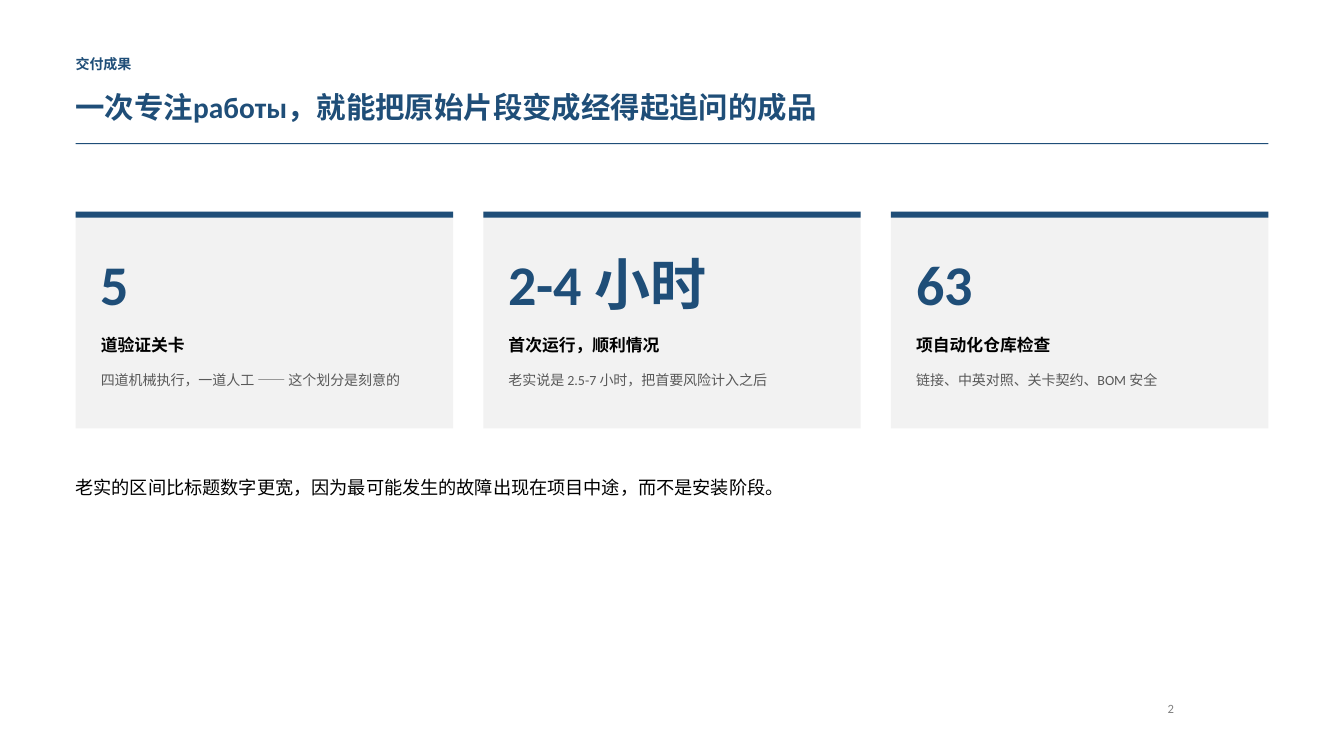
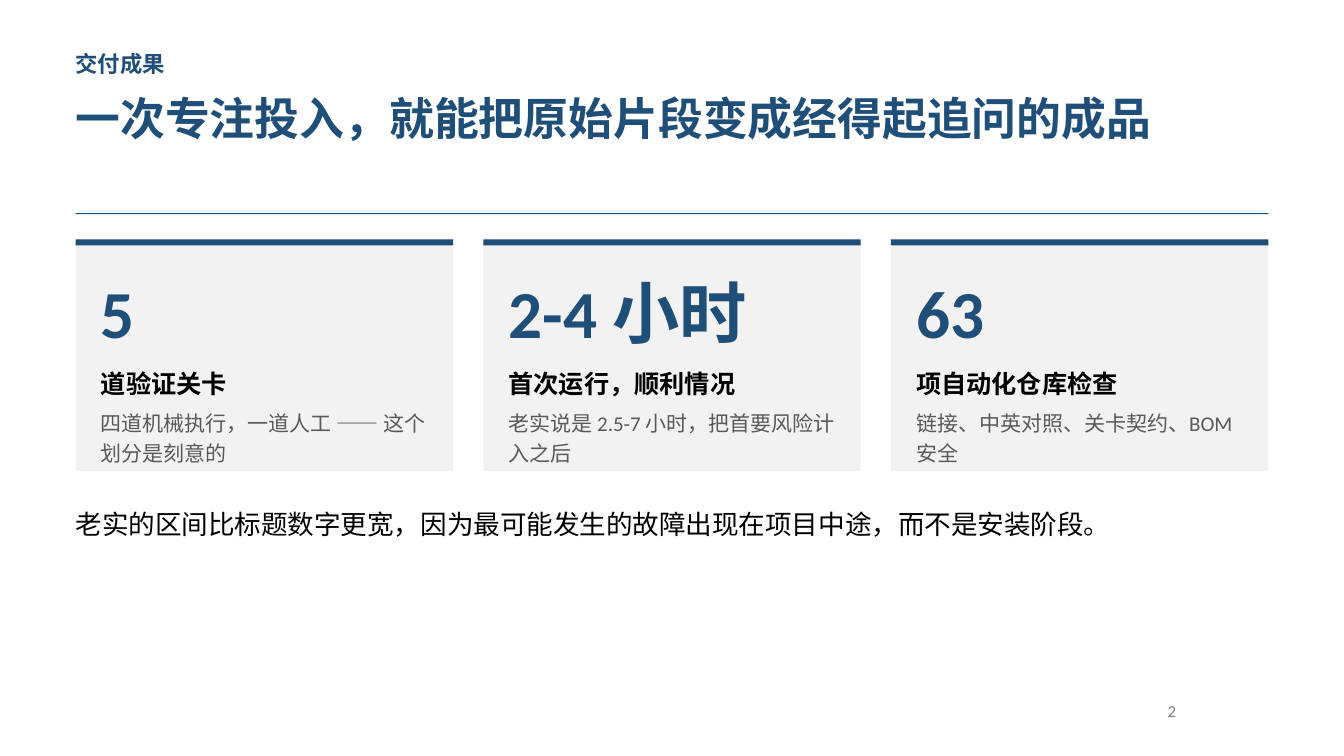
Before and after one commit to mikelix/gstack-tutorial-3, a slide deck: slide 3 of dist/gstack-tutorial-3_ZH.pptx. Drawn at 1344x756 pixels with LibreOffice and Linux fonts; fonts in the diff are those of the drawing. Boxes give left, top, right and bottom in pixels: in the first picture for what was removed or moved away, otherwise in the second. Text is boxed around its words. In the diff, an @@ line names an element or a change of style, - is before the commit and + after.

```diff
--- a/dist/gstack-tutorial-3_ZH.pptx
+++ b/dist/gstack-tutorial-3_ZH.pptx
@@ text "交付成果" at box(76, 53, 165, 74): size 10 to 16 pt @@
@@ text at box(76, 96, 1152, 141): text changed; size 21 to 32 pt @@
-一次专注работы，就能把原始片段变成经得起追问的成品
+一次专注投入，就能把原始片段变成经得起追问的成品
@@ rectangle: place and size @@
-rectangle at box(76, 212, 453, 429)
+rectangle at box(76, 239, 453, 471)
@@ rectangle: place and size @@
-rectangle at box(76, 143, 1268, 144)
+rectangle at box(76, 213, 1268, 214)
@@ rectangle: place and size @@
-rectangle at box(483, 212, 860, 429)
+rectangle at box(483, 239, 860, 471)
@@ 3 rectangles, 1 text: place and size @@
-3 rectangles, 1 text at box(76, 212, 1268, 496)
+3 rectangles, 1 text at box(76, 239, 1268, 537)
@@ rectangle: place and size @@
-rectangle at box(891, 212, 1268, 429)
+rectangle at box(891, 239, 1268, 471)
@@ text "5": place and size @@
-text "5" at box(101, 268, 129, 306)
+text "5" at box(101, 294, 135, 339)
@@ text "2-4 小时": place and size @@
-text "2-4 小时" at box(508, 257, 707, 310)
+text "2-4 小时" at box(508, 281, 746, 344)
@@ size 40 to 48 pt in 3 elements at box(101, 294, 135, 339), box(508, 281, 746, 344), box(916, 292, 984, 339) @@
@@ text "63": place and size @@
-text "63" at box(916, 266, 973, 306)
+text "63" at box(916, 292, 984, 339)
@@ text "道验证关卡": place and size @@
-text "道验证关卡" at box(101, 336, 185, 353)
+text "道验证关卡" at box(101, 371, 227, 396)
@@ text "首次运行，顺利情况": place and size @@
-text "首次运行，顺利情况" at box(508, 336, 659, 353)
+text "首次运行，顺利情况" at box(508, 371, 735, 397)
@@ size 12 to 18 pt in 3 elements at box(101, 371, 227, 396), box(508, 371, 735, 397), box(916, 371, 1118, 396) @@
@@ text "项自动化仓库检查": place and size @@
-text "项自动化仓库检查" at box(916, 336, 1050, 353)
+text "项自动化仓库检查" at box(916, 371, 1118, 396)
@@ text "四道机械执行，一道人工 —— 这个划分是刻意的": place and size @@
-text "四道机械执行，一道人工 —— 这个划分是刻意的" at box(101, 373, 400, 386)
+text "四道机械执行，一道人工 —— 这个划分是刻意的" at box(101, 413, 425, 463)
@@ text "老实说是 2.5-7 小时，把首要风险计入之后": place and size @@
-text "老实说是 2.5-7 小时，把首要风险计入之后" at box(508, 373, 768, 386)
+text "老实说是 2.5-7 小时，把首要风险计入之后" at box(508, 413, 835, 463)
@@ size 10 to 15 pt in 3 elements at box(101, 413, 425, 463), box(508, 413, 835, 463), box(916, 413, 1232, 463) @@
@@ text "链接、中英对照、关卡契约、BOM 安全": place and size @@
-text "链接、中英对照、关卡契约、BOM 安全" at box(916, 373, 1157, 386)
+text "链接、中英对照、关卡契约、BOM 安全" at box(916, 413, 1232, 463)
@@ text "老实的区间比标题数字更宽，因为最可能发生的故障出现在项目中途，而不是安装阶段。" at box(76, 511, 1111, 537): size 13 to 19 pt @@
@@ text "2" at box(1168, 706, 1176, 717): size 9 to 12 pt @@
```
Also in this commit, not shown: 30 other slides changed, 4 other files.
